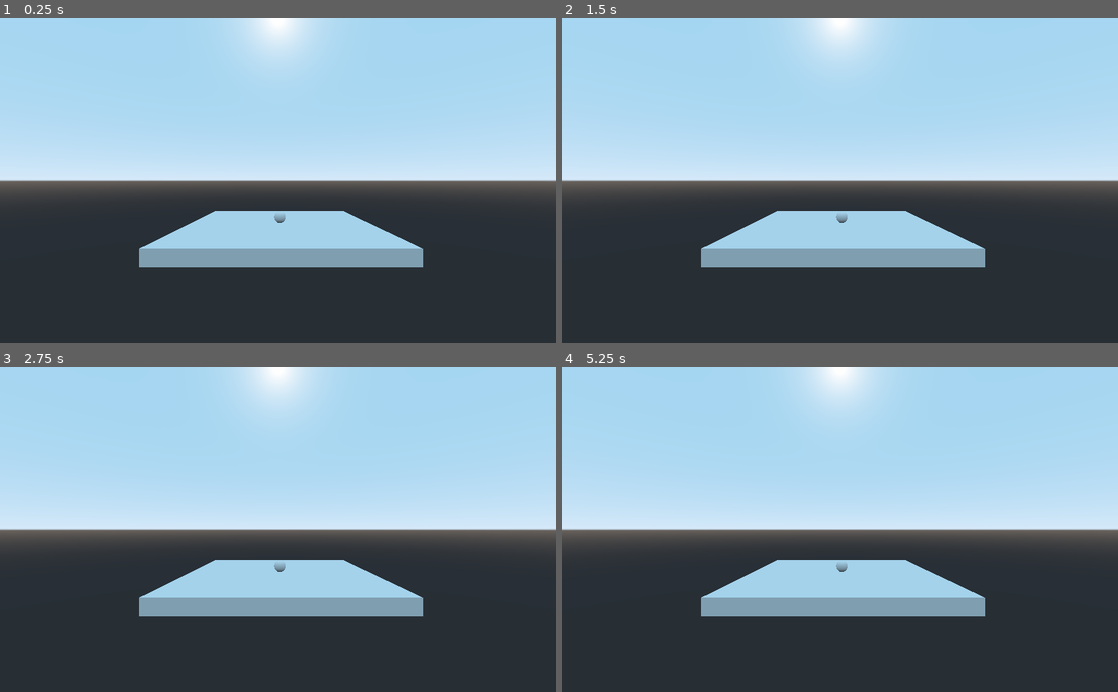
Above: before the commit, frames 1-4 (two rows, left to right).
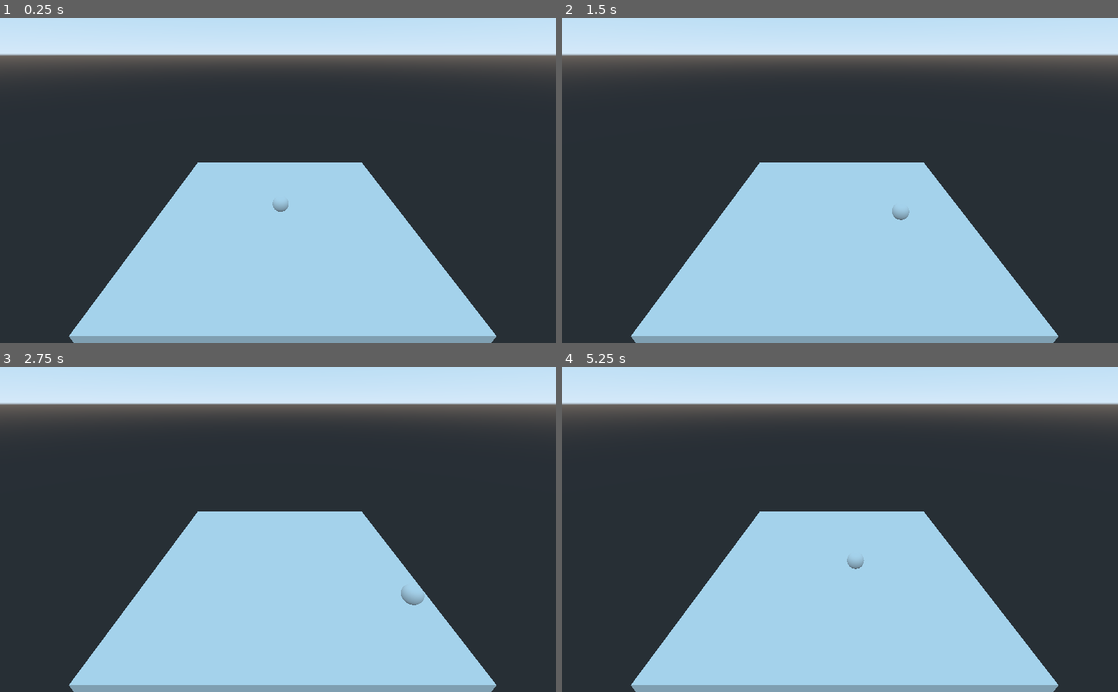
Above: after the commit, the same moments.

Repository: thoriq1520/EASKGP
Game: Godot game, scene res://Level.tscn
Two runs of this game, one before a commit and one after it. Both use one fixed random seed, a clock stepped at 60 frames per second and the inputs below.
Inputs:
- Up to frame 1 (0.25 s): no input
- Up to frame 2 (1.5 s): tap Enter at 0.5 s; hold Right (ui_right) 0.53-1.28 s; hold Down (ui_down) from 1.28 s (still down)
- Up to frame 3 (2.75 s): release Down (ui_down) at 2.03 s; hold Right (ui_right) from 2.03 s (still down)
- Up to frame 4 (5.25 s): release Right (ui_right) at 2.78 s; hold Up (ui_up) 2.78-3.53 s; hold Left (ui_left) 3.53-5.03 s; hold Down (ui_down) from 5.03 s (still down)

The runs differ from the first frame. In frame 1, 74% of the frame differs, in the area x 0-100%, y 0-100%; in frame 2, 74%; in frame 3, 74%; in frame 4, 74%.

Commit message:
feat: add movement to char (part 2 done)

Diff:
--- /dev/null
+++ b/Bowling.gd
@@ -0,0 +1,28 @@
+extends KinematicBody
+
+const Speed = 8
+var velocity = Vector3(0,0,0)
+
+func _ready():
+	pass
+
+func _physics_process(delta):
+	if Input.is_action_pressed("ui_right") and Input.is_action_pressed("ui_left"):
+		velocity.x = 0
+	elif Input.is_action_pressed("ui_right"):
+		velocity.x = Speed
+	elif Input.is_action_pressed("ui_left"):
+		velocity.x = -Speed
+	else:
+		velocity.x = lerp(velocity.x,0,0.1)
+
+	if Input.is_action_pressed("ui_up") and Input.is_action_pressed("ui_down"):
+		velocity.z = 0
+	elif Input.is_action_pressed("ui_up"):
+		velocity.z = -Speed
+	elif Input.is_action_pressed("ui_down"):
+		velocity.z = Speed
+	else:
+		velocity.z = lerp(velocity.z,0,0.1)
+
+	move_and_slide(velocity)
--- a/Level.tscn
+++ b/Level.tscn
@@ -1,6 +1,7 @@
-[gd_scene load_steps=4 format=2]
+[gd_scene load_steps=5 format=2]
 
 [ext_resource path="res://assets/Char.tscn" type="PackedScene" id=1]
+[ext_resource path="res://Bowling.gd" type="Script" id=2]
 
 [sub_resource type="BoxShape" id=3]
 extents = Vector3( 15, 1, 15 )
@@ -19,7 +20,8 @@
 mesh = SubResource( 4 )
 
 [node name="Camera" type="Camera" parent="."]
-transform = Transform( 1, 0, 0, 0, 1, 0, 0, 0, 1, -0.329208, 8.20326, 39.5691 )
+transform = Transform( 1, 0, 0, 0, 0.879117, 0.476606, 0, -0.476606, 0.879117, -0.329208, 18.3704, 24.1047 )
 
-[node name="Char" parent="." instance=ExtResource( 1 )]
+[node name="Bowling" parent="." instance=ExtResource( 1 )]
 transform = Transform( 1, 0, 0, 0, 1, 0, 0, 0, 1, 0, 1.97479, 0 )
+script = ExtResource( 2 )
